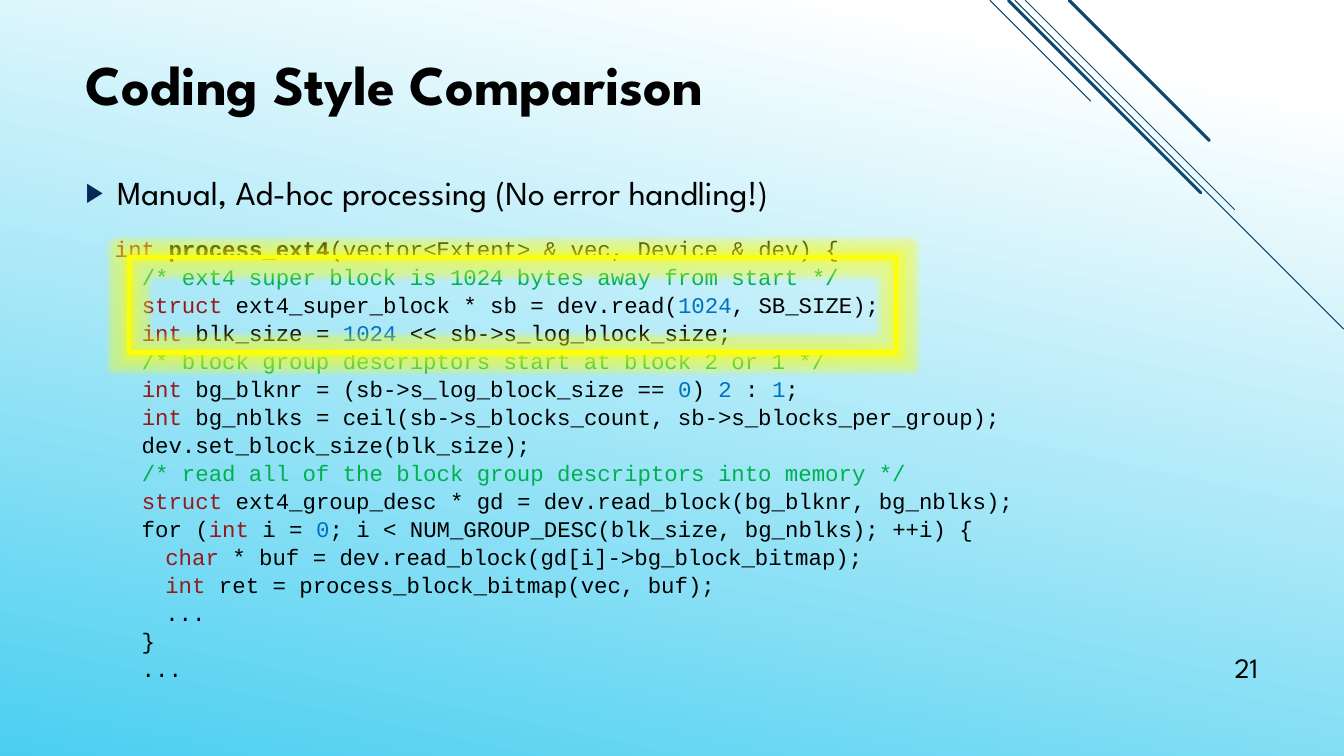
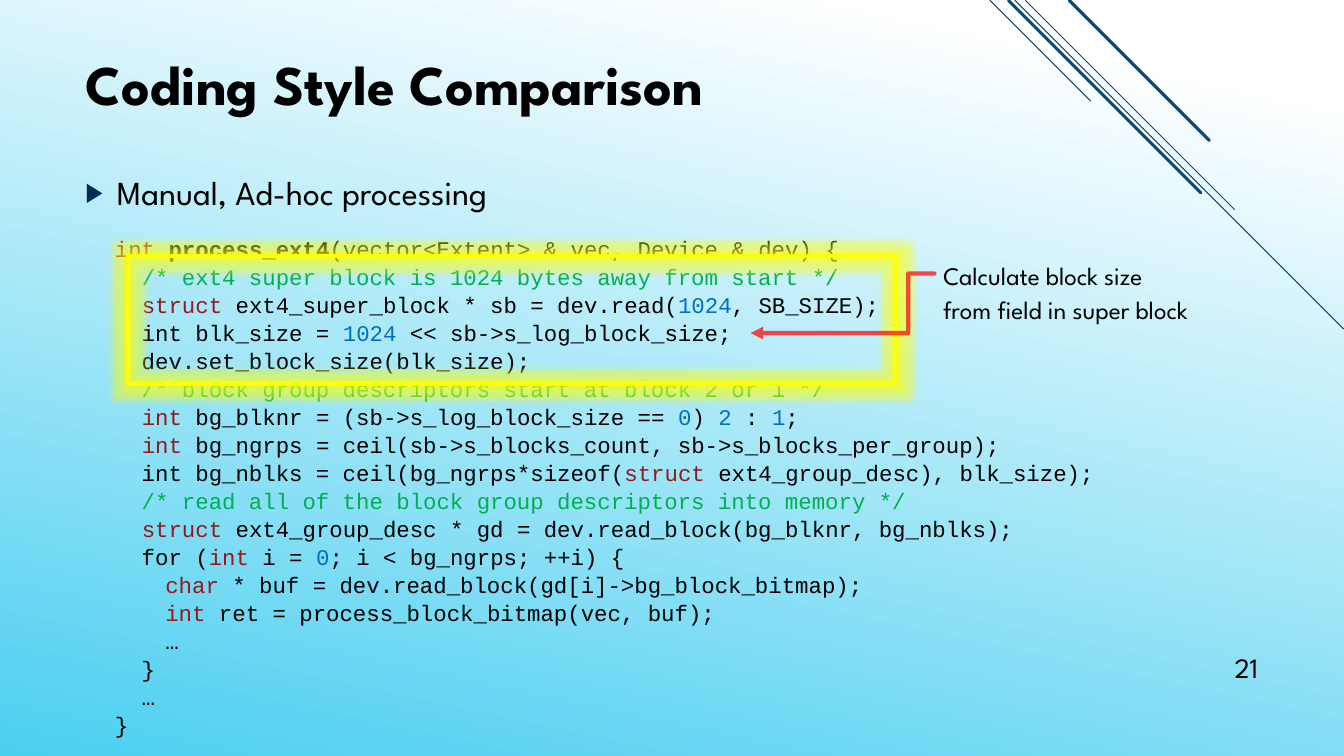
Before and after one commit to jacksun007/spiffy-paper, a slide deck: slide 21 of talk/spiffy_talk.pptx. Drawn at 1344x756 pixels with LibreOffice and Linux fonts; fonts in the diff are those of the drawing. Boxes give left, top, right and bottom in pixels: in the first picture for what was removed or moved away, otherwise in the second. Text is boxed around its words. In the diff, an @@ line names an element or a change of style, - is before the commit and + after.

```diff
--- a/talk/spiffy_talk.pptx
+++ b/talk/spiffy_talk.pptx
@@ text at <box>117,182,487,213</box>: text changed @@
-▶ Manual, Ad-hoc processing (No error handling!)
+▶ Manual, Ad-hoc processing
@@ text at <box>115,241,1094,626</box>: text changed @@
-...
+…
@@ text at <box>115,241,1094,626</box>: text changed @@
-...
+…
+}
@@ rectangle: place and size @@
-rectangle at <box>129,257,896,353</box>
+rectangle at <box>128,256,895,384</box>
@@ text added at <box>943,267,1188,325</box>, 18 pt, text #000000 @@
+Calculate block size
+from field in super block
@@ elbow arrow added from (935, 273) to (751, 333), #FF0000 3 pt @@
@@ text at <box>142,325,731,348</box>: text colour #941A1B to #000000 in "int" @@
@@ text at <box>142,353,531,376</box>: paragraph added @@
+dev.set_block_size(blk_size);
@@ text at <box>142,437,1094,486</box>: text changed @@
-int bg_nblks = ceil(sb->s_blocks_count, sb->s_blocks_per_group);
-dev.set_block_size(blk_size);
+int bg_ngrps = ceil(sb->s_blocks_count, sb->s_blocks_per_group);
+int bg_nblks = ceil(bg_ngrps*sizeof(struct ext4_group_desc), blk_size);
@@ text at <box>142,549,598,570</box>: text changed @@
-for (int i = 0; i < NUM_GROUP_DESC(blk_size, bg_nblks); ++i) {
+for (int i = 0; i < bg_ngrps; ++i) {
```
Also in this commit, not shown: 22 other slides changed, 1 slide added, 1 slide removed, 1 other file.
